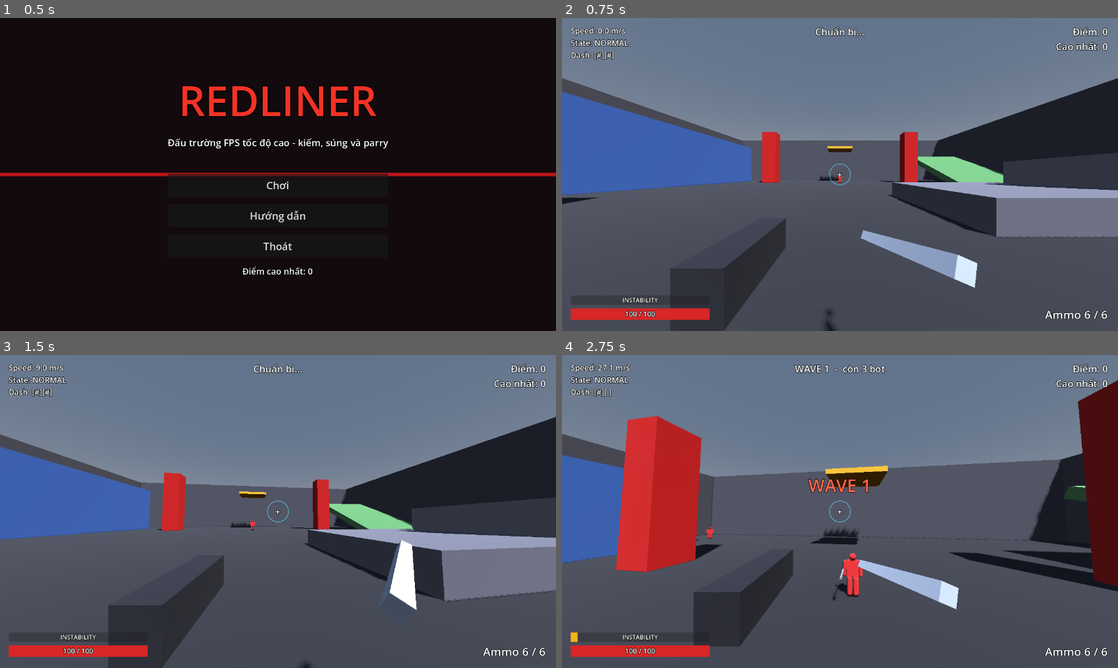
Above: before the commit, frames 1-4 (two rows, left to right).
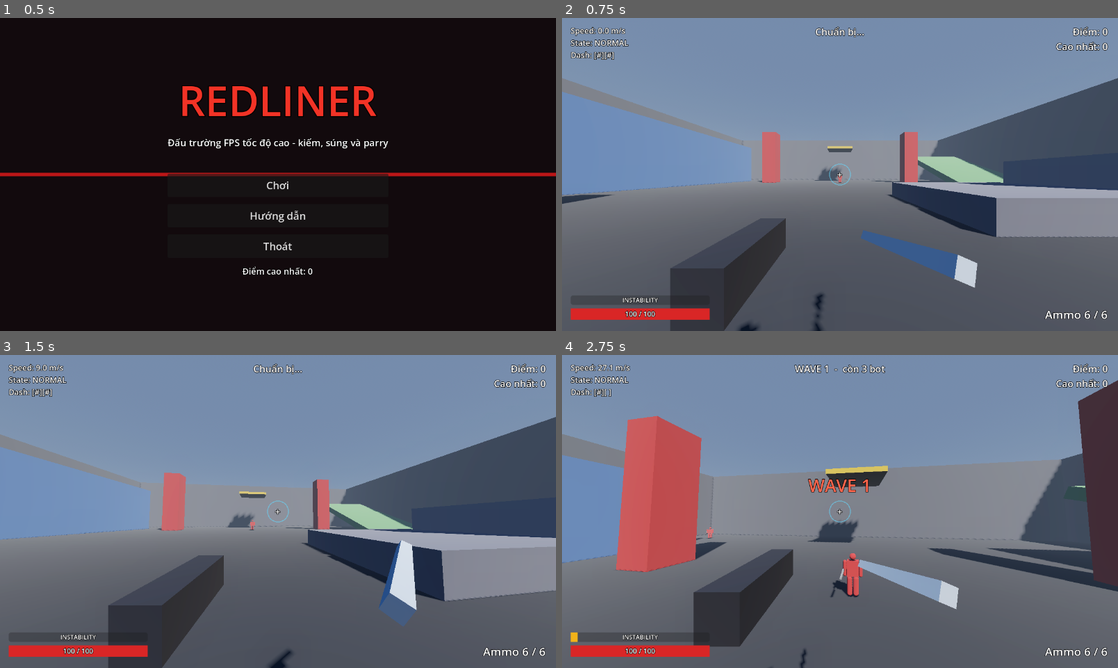
Above: after the commit, the same moments.

Repository: halo07-pixel/redliner
Game: Godot game, scene res://scenes/menu.tscn
The game is run twice, just before and just after one commit, with the same random seed, the same clock (stepped at 60 frames per second) and the same inputs.
Inputs (mouse positions are in pixels of both pictures, inside the frame that each line leads up to):
- Up to frame 1 (0.5 s): no input
- Up to frame 2 (0.75 s): click "Chơi" at 0.5 s
- Up to frame 3 (1.5 s): tap Enter at 1.25 s; move the mouse to (305, 511) at 1.27 s; press the mouse at (305, 511) at 1.28 s; hold W (move_forward) from 1.28 s (still down)
- Up to frame 4 (2.75 s): keep holding W (move_forward); tap Space (jump) at 1.52, 2.27 s; move the mouse to (812, 511) at 2.02 s; release the mouse at (812, 511) at 2.03 s; tap Shift (dash) at 2.1 s

Frame 1 is identical in both runs. In frame 2, 61% of the frame differs, in the area x 0-100%, y 0-100%; in frame 3, 63%; in frame 4, 75%.

Commit message:
feat(env): chuyển Forward+ và dựng môi trường (mặt trời, bóng, sky, fog, tonemap, glow)
Tham số tập trung ở Global.ENV. Thêm docs/ROADMAP.md, docs/HANDOFF.md.

Co-Authored-By: Claude Sonnet 5.5 <noreply@anthropic.com>
Claude-Session: https://claude.ai/code/session_011ynLRm6gcKnw9wzzKe29Zc

Diff:
--- a/project.godot
+++ b/project.godot
@@ -8,7 +8,7 @@
 
 config/name="Redliner"
 run/main_scene="res://scenes/menu.tscn"
-config/features=PackedStringArray("4.7", "GL Compatibility")
+config/features=PackedStringArray("4.7", "Forward Plus")
 
 [autoload]
 
@@ -31,5 +31,5 @@
 
 [rendering]
 
-renderer/rendering_method="gl_compatibility"
-renderer/rendering_method.mobile="gl_compatibility"
+renderer/rendering_method="forward_plus"
+renderer/rendering_method.mobile="mobile"
--- a/scripts/arena.gd
+++ b/scripts/arena.gd
@@ -72,16 +72,45 @@
 
 
 func _build_environment() -> void:
+	var e: Dictionary = Global.ENV
 	var sun := DirectionalLight3D.new()
-	sun.rotation_degrees = Vector3(-55.0, 35.0, 0.0)
+	sun.rotation_degrees = e["sun_rotation_deg"]
+	sun.light_color = e["sun_color"]
+	sun.light_energy = e["sun_energy"]
 	sun.shadow_enabled = true
+	sun.shadow_bias = e["shadow_bias"]
+	sun.directional_shadow_mode = DirectionalLight3D.SHADOW_PARALLEL_4_SPLITS
+	sun.directional_shadow_max_distance = e["shadow_max_distance"]
+	sun.directional_shadow_split_1 = e["shadow_split_1"]
+	sun.directional_shadow_split_2 = e["shadow_split_2"]
+	sun.directional_shadow_split_3 = e["shadow_split_3"]
 	add_child(sun)
+
+	var sky_mat := ProceduralSkyMaterial.new()
+	sky_mat.sky_top_color = e["sky_top"]
+	sky_mat.sky_horizon_color = e["sky_horizon"]
+	sky_mat.ground_horizon_color = e["ground_horizon"]
+	sky_mat.ground_bottom_color = e["ground_bottom"]
 	var sky := Sky.new()
-	sky.sky_material = ProceduralSkyMaterial.new()
+	sky.sky_material = sky_mat
+
 	var env := Environment.new()
 	env.background_mode = Environment.BG_SKY
 	env.sky = sky
 	env.ambient_light_source = Environment.AMBIENT_SOURCE_SKY
+	env.ambient_light_energy = e["ambient_energy"]
+	env.tonemap_mode = Environment.TONE_MAPPER_FILMIC
+	env.tonemap_exposure = e["tonemap_exposure"]
+	env.tonemap_white = e["tonemap_white"]
+	env.fog_enabled = true
+	env.fog_light_color = e["fog_color"]
+	env.fog_density = e["fog_density"]
+	env.fog_sky_affect = e["fog_sky_affect"]
+	env.glow_enabled = true
+	env.glow_intensity = e["glow_intensity"]
+	env.glow_bloom = e["glow_bloom"]
+	env.glow_hdr_threshold = e["glow_hdr_threshold"]
+
 	var we := WorldEnvironment.new()
 	we.environment = env
 	add_child(we)
--- a/scripts/global.gd
+++ b/scripts/global.gd
@@ -29,6 +29,31 @@
 		"shoots": true, "shoot_interval": 3.5, "keep_range": 0.0,
 		"reaction": 0.12, "parry": 0.5, "dodge": 0.5, "windup": 0.22, "attack_cd": 1.0, "score": 300,
 	},
+}
+
+## Môi trường / ánh sáng (M6.1). Chỉnh tại đây, `arena.gd` chỉ đọc.
+const ENV: Dictionary = {
+	"sun_rotation_deg": Vector3(-48.0, 35.0, 0.0),
+	"sun_color": Color(1.0, 0.93, 0.8),
+	"sun_energy": 1.3,
+	"shadow_max_distance": 90.0,
+	"shadow_split_1": 0.08,
+	"shadow_split_2": 0.22,
+	"shadow_split_3": 0.5,
+	"shadow_bias": 0.04,
+	"sky_top": Color(0.22, 0.36, 0.6),
+	"sky_horizon": Color(0.62, 0.7, 0.8),
+	"ground_horizon": Color(0.45, 0.47, 0.5),
+	"ground_bottom": Color(0.12, 0.12, 0.14),
+	"ambient_energy": 0.7,
+	"fog_color": Color(0.6, 0.67, 0.76),
+	"fog_density": 0.004,
+	"fog_sky_affect": 0.4,
+	"tonemap_exposure": 1.0,
+	"tonemap_white": 6.0,
+	"glow_intensity": 0.6,
+	"glow_bloom": 0.05,
+	"glow_hdr_threshold": 1.1,
 }
 
 ## Instability / Redline (cơ chế riêng của game này). Thanh đầy dần khi chạy nhanh, đánh trúng,
Not shown, added: docs/screenshots/15_menu_chinh.png.import
Not shown, added: docs/screenshots/16_huong_dan.png.import
Not shown, added: docs/screenshots/17_hud_redline.png.import
Not shown, added: docs/screenshots/18_tam_dung.png.import
Not shown, added: docs/screenshots/19_tong_ket.png.import
Binary file added: docs/screenshots/m6_1_1_arena_tong_quan.png
Binary file added: docs/screenshots/m6_1_3_wallrun.png
Binary file added: docs/screenshots/m6_1_4_grapple.png
Not shown, added: tools/screenshots/shoot_m5.gd.uid
Not shown, added: tools/tests/test_menu_instability.gd.uid
Not shown, added: docs/HANDOFF.md
Not shown, added: docs/ROADMAP.md
